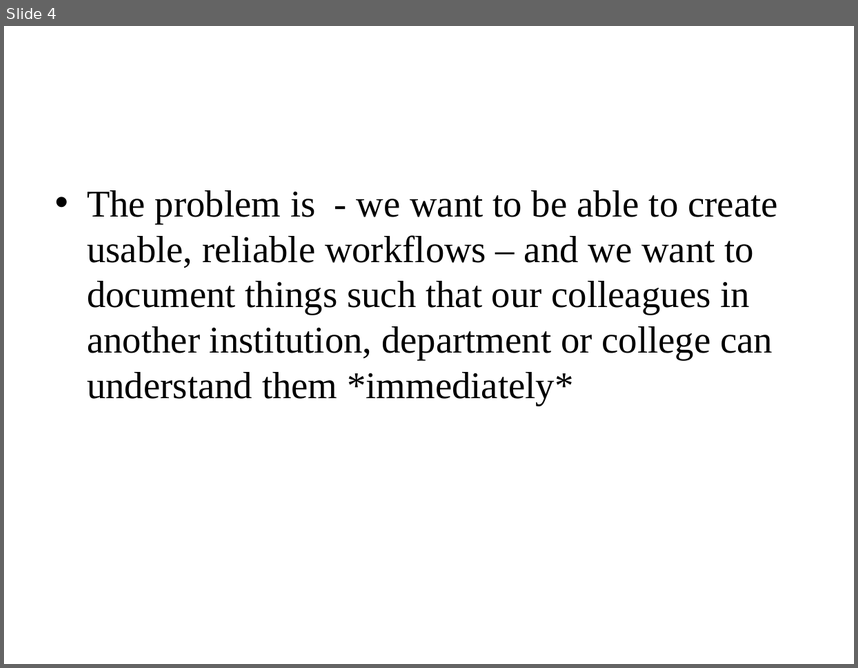
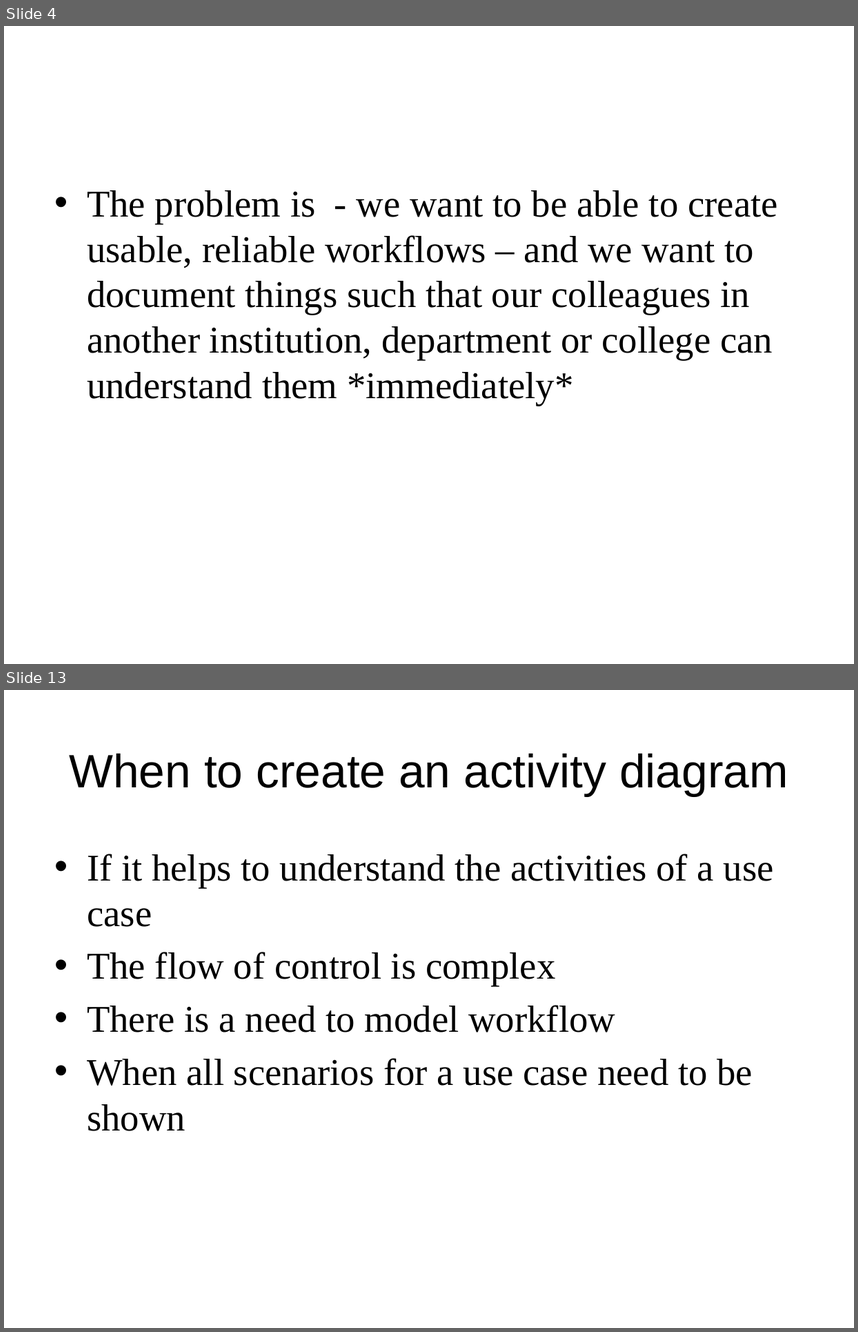
Before and after one commit to DataCurationWorkshop/HongKongCurationWorkshop, a slide deck: Day_3/Lab/Day_3_SystemsAnalysisForDataCuration.pptx. Shown one above the other, each under a label of ours: slide 4 before the commit, slides 4 and 13 after it; the slides between them are not shown. The pictures are 858x668 and 858x1332 pixels, drawn with LibreOffice and Linux fonts; fonts in the diff are those of the drawing; background and template pictures are left out. Boxes give left, top, right and bottom in pixels: in the first picture for what was removed or moved away, otherwise in the second. Text is boxed around its words. In the diff, an @@ line names an element or a change of style, - is before the commit and + after.

```diff
--- a/Day_3/Lab/Day_3_SystemsAnalysisForDataCuration.pptx
+++ b/Day_3/Lab/Day_3_SystemsAnalysisForDataCuration.pptx
@@ slide 13 added at (4, 690, 854, 1328), background #FFFFFF @@
@@ title added at (69, 753, 789, 796), 39.6 pt, text #000000 @@
+When to create an activity diagram
@@ text added at (87, 854, 774, 1131), 32 pt, text #000000 @@
+• If it helps to understand the activities of a use case
+• The flow of control is complex
+• There is a need to model workflow
+• When all scenarios for a use case need to be shown
```
Also in this commit, not shown: 9 other slides added, 11 other files.
